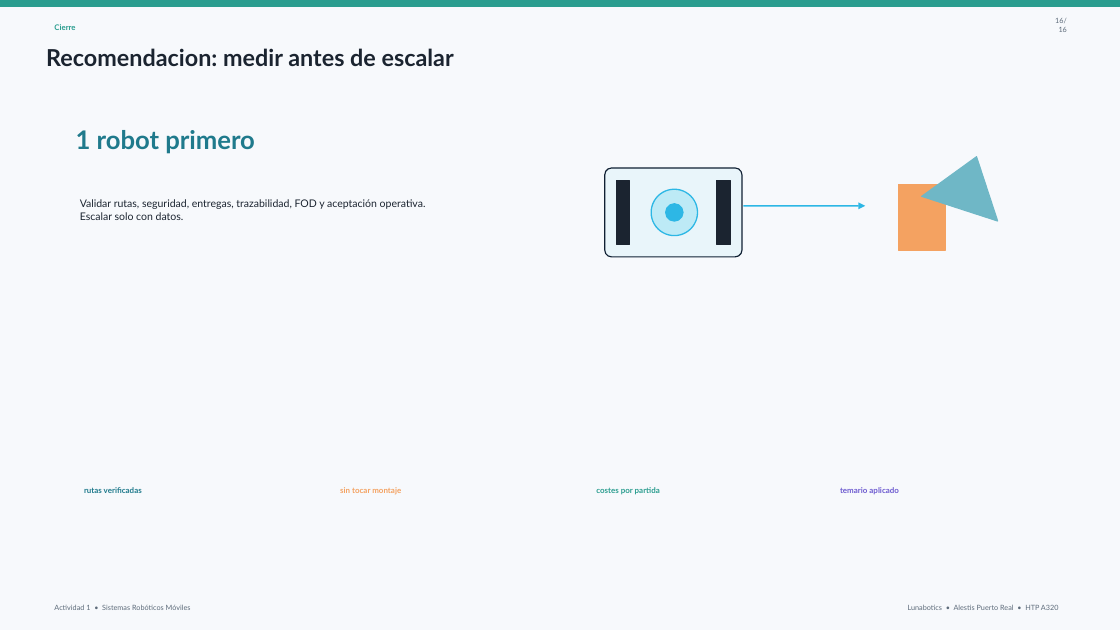
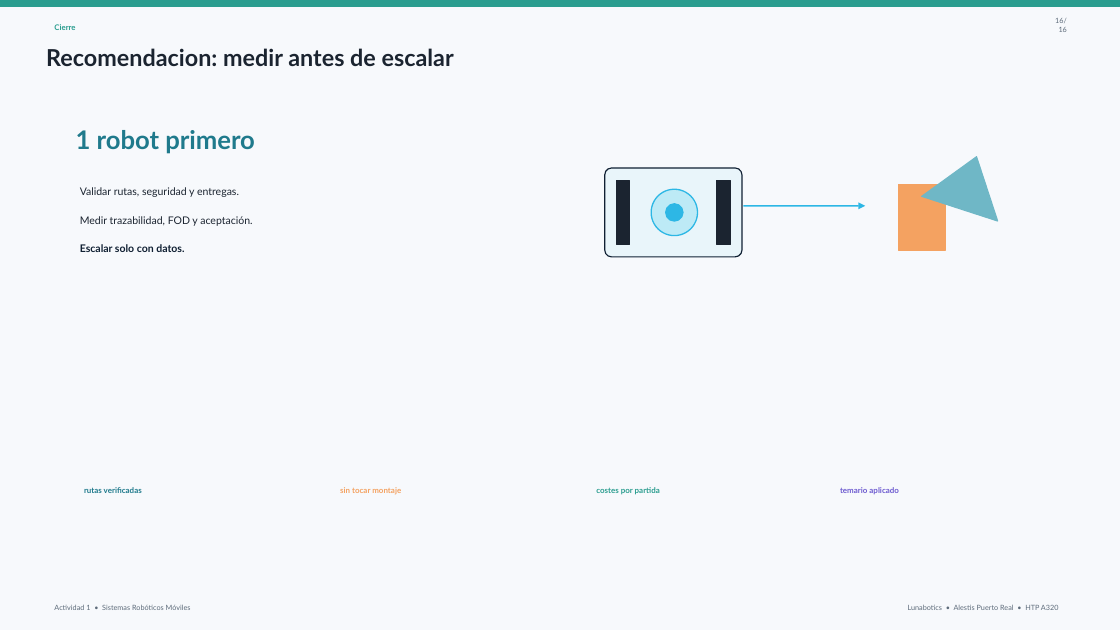
Before and after one commit to jlmayorgaco/viu-mrob-sistemas-roboticos-moviles, a slide deck: slide 16 of actividad1/slides/Actividad1_AMR_FOD_Kitting_editable.pptx. Drawn at 1120x630 pixels with LibreOffice and Linux fonts; fonts in the diff are those of the drawing. Boxes give left, top, right and bottom in pixels: in the first picture for what was removed or moved away, otherwise in the second. Text is boxed around its words. In the diff, an @@ line names an element or a change of style, - is before the commit and + after.

```diff
--- a/actividad1/slides/Actividad1_AMR_FOD_Kitting_editable.pptx
+++ b/actividad1/slides/Actividad1_AMR_FOD_Kitting_editable.pptx
@@ text added at [80,187,239,197], 9 pt, text #1B2430 @@
+Validar rutas, seguridad y entregas.
@@ text at [80,216,252,226]: text changed @@
-Validar rutas, seguridad, entregas, trazabilidad, FOD y aceptación operativa. Escalar solo con datos.
+Medir trazabilidad, FOD y aceptación.
@@ text added at [80,244,184,252], 9 pt, text #102033, bold @@
+Escalar solo con datos.
```
Also in this commit, not shown: 7 other slides changed, 2 slides added, 2 slides removed, 6 other files.
